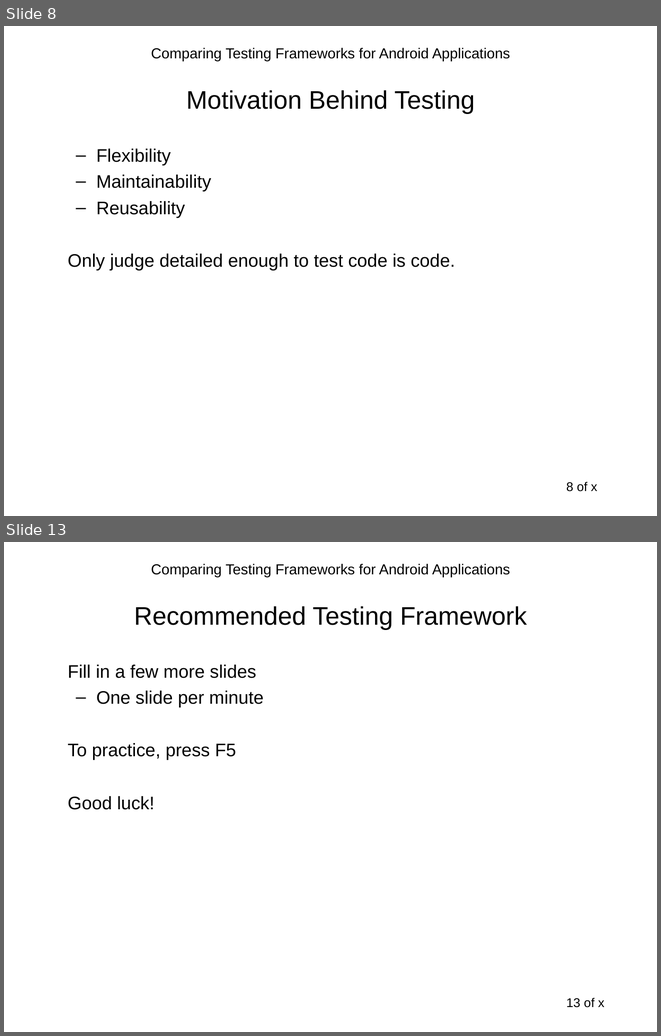
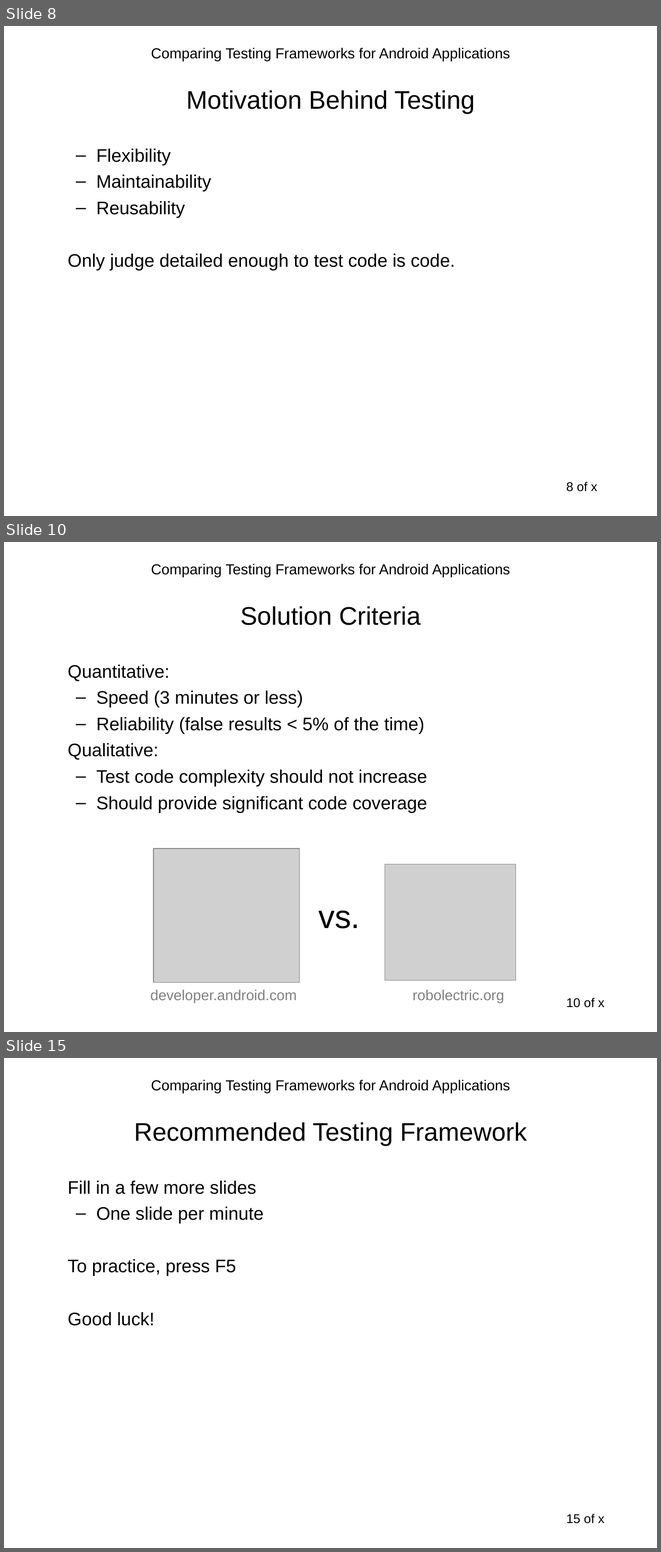
Before and after one commit to sahiljain/tpm, a slide deck: s44jain_tpm.ppt. Shown one above the other, each under a label of ours: slides 8 and 13 before the commit, slides 8, 10 and 15 after it; the slides between them are not shown. The pictures are 661x1036 and 661x1552 pixels, drawn with LibreOffice and Linux fonts; fonts in the diff are those of the drawing; grey boxes stand for pictures. Boxes give left, top, right and bottom in pixels: in the first picture for what was removed or moved away, otherwise in the second. Text is boxed around its words. In the diff, an @@ line names an element or a change of style, - is before the commit and + after.

```diff
--- a/s44jain_tpm.ppt
+++ b/s44jain_tpm.ppt
@@ slide 10 added at [4, 542, 657, 1032], background #FFFFFF; not listed: 2 template elements that a slide beside it also shows @@
@@ title added at [240, 606, 421, 625], 28 pt, text #000000 @@
+Solution Criteria
@@ text added at [68, 664, 427, 812], 20 pt, text #000000 @@
+Quantitative:
+  – Speed (3 minutes or less)
+  – Reliability (false results < 5% of the time)
+Qualitative:
+  – Test code complexity should not increase
+  – Should provide significant code coverage
@@ picture added at [153, 848, 300, 982] @@
@@ picture added at [385, 864, 516, 980] @@
@@ text added at [318, 910, 360, 928], 36 pt, text #000000 @@
+vs.
@@ text added at [150, 989, 297, 1003], 16 pt, text #808080 @@
+developer.android.com
@@ text added at [413, 989, 504, 1003], 16 pt, text #808080 @@
+robolectric.org
@@ what was slide 13 is now slide 15 @@
@@ page number at [566, 1513, 604, 1523]: text changed @@
-13 of x
+15 of x
```
Also in this commit, not shown: 8 slides changed, 3 other slides added, 1 slide removed.
